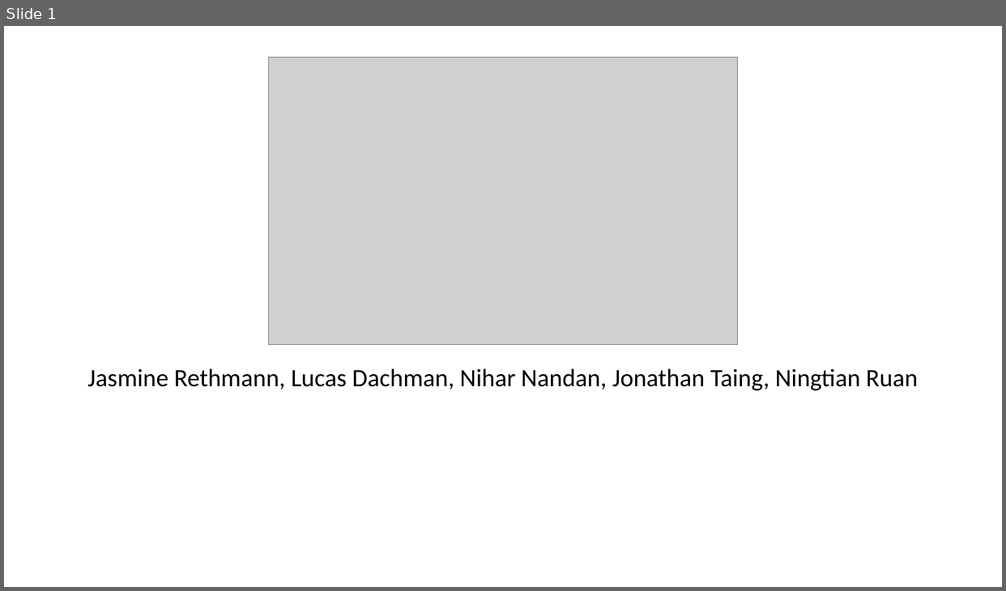
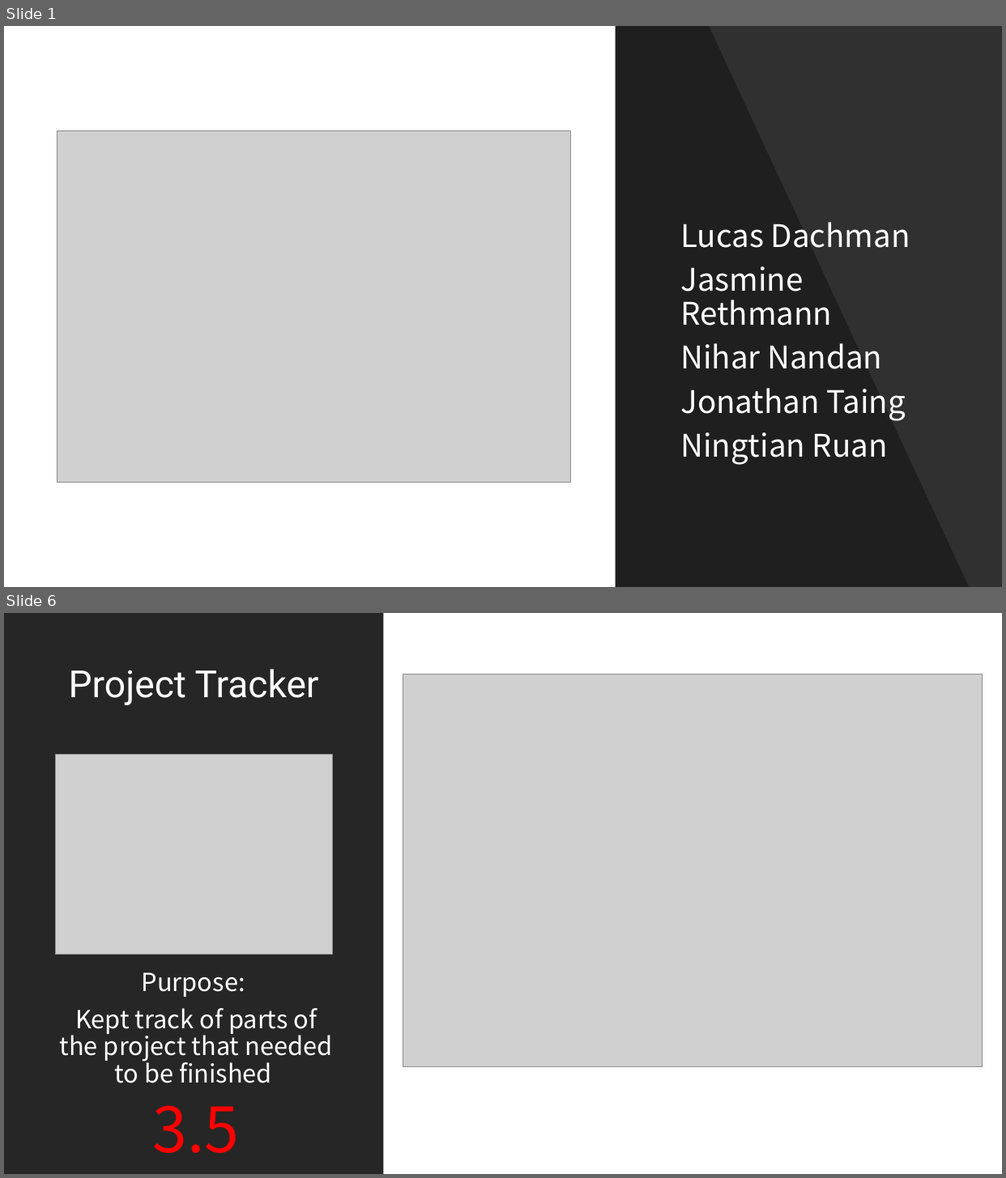
Before and after one commit to Computer-Girl/3308Project, a slide deck: ProjectPresentation.pptx. Shown one above the other, each under a label of ours: slide 1 before the commit, slides 1 and 6 after it; the slides between them are not shown. The pictures are 1006x591 and 1006x1178 pixels, drawn with LibreOffice and Linux fonts; fonts in the diff are those of the drawing; grey boxes stand for pictures. Boxes give left, top, right and bottom in pixels: in the first picture for what was removed or moved away, otherwise in the second. Text is boxed around its words. In the diff, an @@ line names an element or a change of style, - is before the commit and + after.

Commit message:
Almost finished project presentation

```diff
--- a/ProjectPresentation.pptx
+++ b/ProjectPresentation.pptx
@@ slide 6 added at [4, 613, 1002, 1174], background #FFFFFF @@
@@ rectangle added at [4, 613, 384, 1174], fill #262626 @@
@@ title added at [69, 669, 319, 705], 36 pt, text #FFFFFF @@
+Project Tracker
@@ picture added at [403, 674, 982, 1067] @@
@@ picture added at [55, 755, 332, 955] @@
@@ text added at [60, 973, 332, 1153], 24 pt, text #FFFFFF @@
+Purpose:
+Kept track of parts of the project that needed to be finished
+3.5
@@ slide 1 changed as well @@
@@ rectangle added at [616, 26, 1002, 587], fill #000000 at 81% opacity @@
@@ freeform shape added at [616, 26, 969, 587], fill #000000 at 35% opacity @@
@@ picture: place and size @@
-picture at [268, 58, 738, 345]
+picture at [57, 130, 570, 483]
@@ subtitle at [680, 222, 910, 465]: text changed; size 24 to 30 pt; font Calibri to Noto Sans CJK KR; text colour #000000 to #FFFFFF @@
-Jasmine Rethmann, Lucas Dachman, Nihar Nandan, Jonathan Taing, Ningtian Ruan
+Lucas Dachman
+Jasmine Rethmann
+Nihar Nandan
+Jonathan Taing
+Ningtian Ruan
```
Also in this commit, not shown: 2 other slides changed, 12 other slides added, 3 slides removed.
